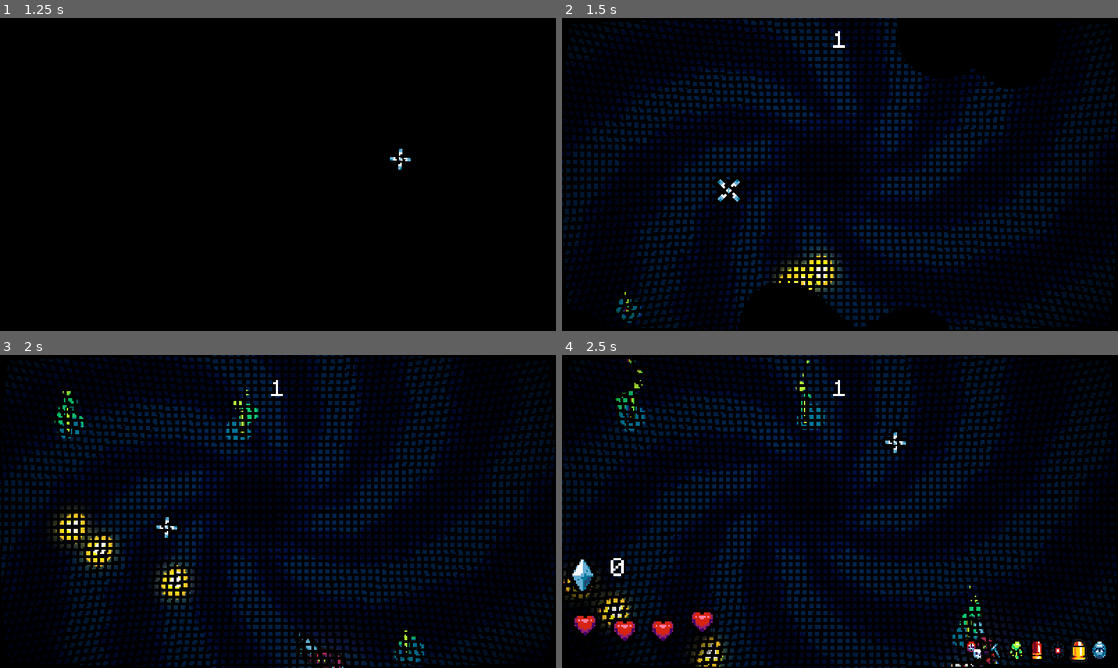
Above: before the commit, frames 1-4 (two rows, left to right).
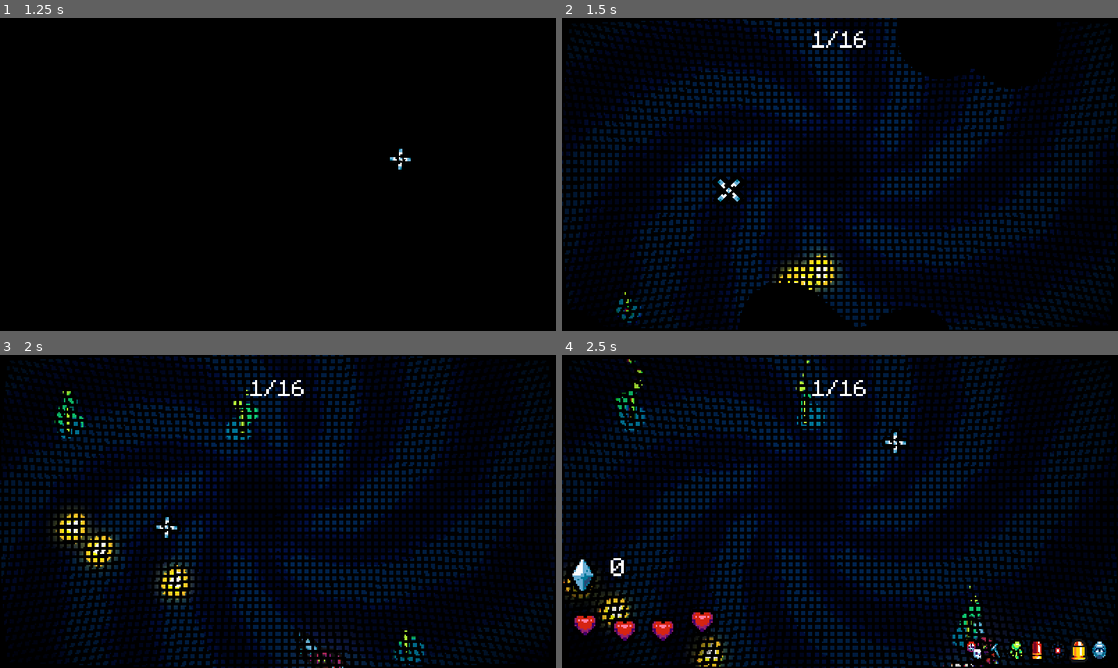
Above: after the commit, the same moments.

Repository: nemene21/gmtk-2023
Game: Godot game, scene res://scenes/menu/menu.tscn
Two runs of this game, one before a commit and one after it. Both use one fixed random seed, a clock stepped at 60 frames per second and the inputs below.
Inputs (mouse positions are in pixels of both pictures, inside the frame that each line leads up to):
- Up to frame 1 (1.25 s): tap Space (space) at 0.5, 0.6 s; move the mouse to (400, 158) at 0.52 s; hold D (right) from 0.53 s (still down)
- Up to frame 2 (1.5 s): tap R (restart) at 1.25 s; move the mouse to (728, 190) at 1.27 s; release D (right) at 1.28 s; hold S (down) from 1.28 s (still down); click (728, 190) at 1.35 s
- Up to frame 3 (2 s): keep holding S (down); tap Space (space) at 1.55 s
- Up to frame 4 (2.5 s): tap R (restart) at 2 s; move the mouse to (895, 442) at 2.02 s; release S (down) at 2.03 s; hold D (right) from 2.03 s (still down); tap Space (space) at 2.1 s

Frame 1 is identical in both runs. In frame 2, 0.2% of the frame differs, in the area x 45-55%, y 4-10%; in frame 3, 0.2%; in frame 4, 0.2%.

Commit message:
better text and reasonable ending requirement

Diff:
--- a/scenes/item_repair/item_repair.gd
+++ b/scenes/item_repair/item_repair.gd
@@ -42,7 +42,7 @@
 func update(voided_item : String) -> void:
 	last_voided_item = voided_item
 	var player_data = Global.player.player_data
-	item_lost_label.text = "You lost the %s!" % voided_item.to_lower()
+	item_lost_label.text = "[center]You lost the %s! [wave]hover it to see what it did" % voided_item.to_lower()
 	for button in items_container.get_children():
 		if button.name != "Nothing":
 			button.queue_free()
--- a/scenes/item_repair/item_repair.tscn
+++ b/scenes/item_repair/item_repair.tscn
@@ -6,8 +6,6 @@
 [sub_resource type="ShaderMaterial" id="ShaderMaterial_f2c7x"]
 shader = ExtResource("2_n5os7")
 shader_parameter/alpha = 0.5
-
-[sub_resource type="LabelSettings" id="LabelSettings_fob47"]
 
 [node name="ItemRepair" type="Control"]
 process_mode = 3
@@ -44,13 +42,14 @@
 unique_name_in_owner = true
 layout_mode = 2
 
-[node name="ItemLost" type="Label" parent="CenterContainer/Info"]
+[node name="ItemLost" type="RichTextLabel" parent="CenterContainer/Info"]
 unique_name_in_owner = true
+clip_contents = false
 layout_mode = 2
-text = "you lost the [Item name]!"
-label_settings = SubResource("LabelSettings_fob47")
-horizontal_alignment = 1
-vertical_alignment = 1
+bbcode_enabled = true
+text = "you lost the [Item name]!
+"
+fit_content = true
 
 [node name="Repair" type="Label" parent="CenterContainer/Info"]
 layout_mode = 2
--- a/scenes/main.gd
+++ b/scenes/main.gd
@@ -35,11 +35,11 @@
 		add_child(money)
 
 func new_wave():
-	if wave == 20:
+	if wave == 16:
 		won()
 		return
 
-	$ui/wave_on.text = str(wave)
+	$ui/wave_on.text = str(wave) + "/16"
 	$ui/wave_on/AnimationPlayer.play("show")
 
 	var points := 200 * wave + 100
Not shown: 1 places in scenes/item_repair/item_repair.tscn that only renumber resources
